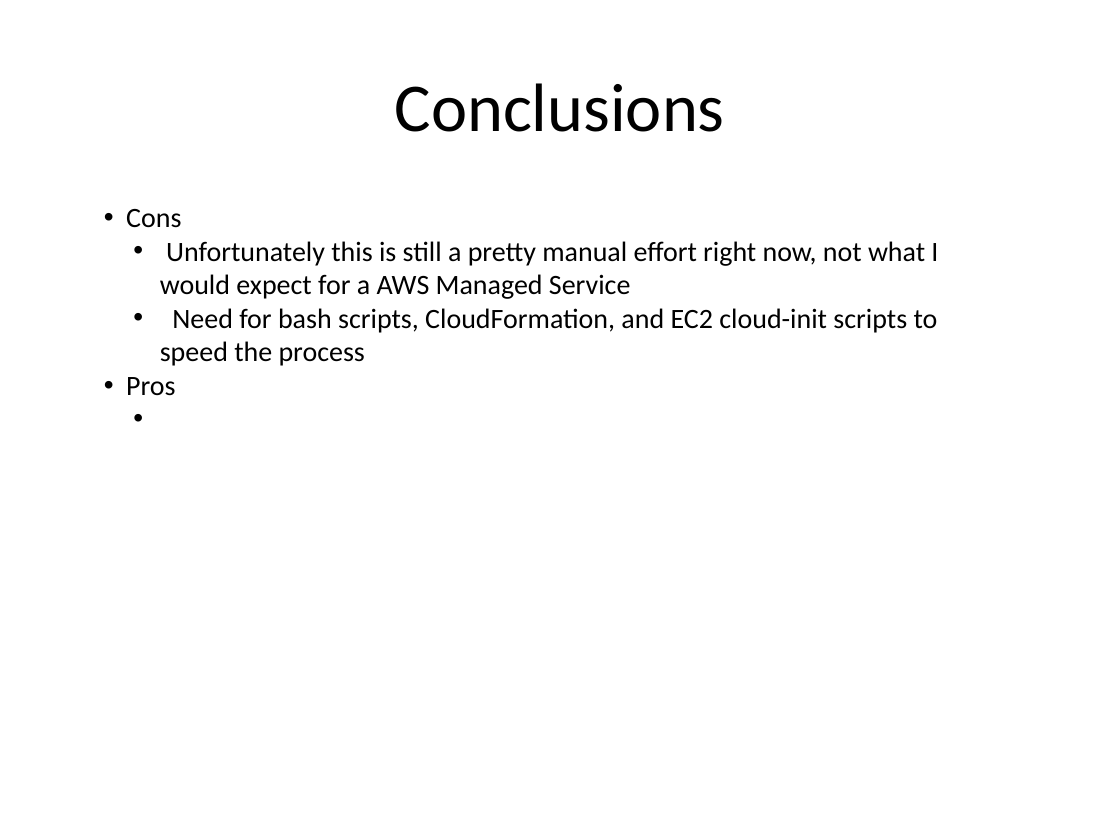
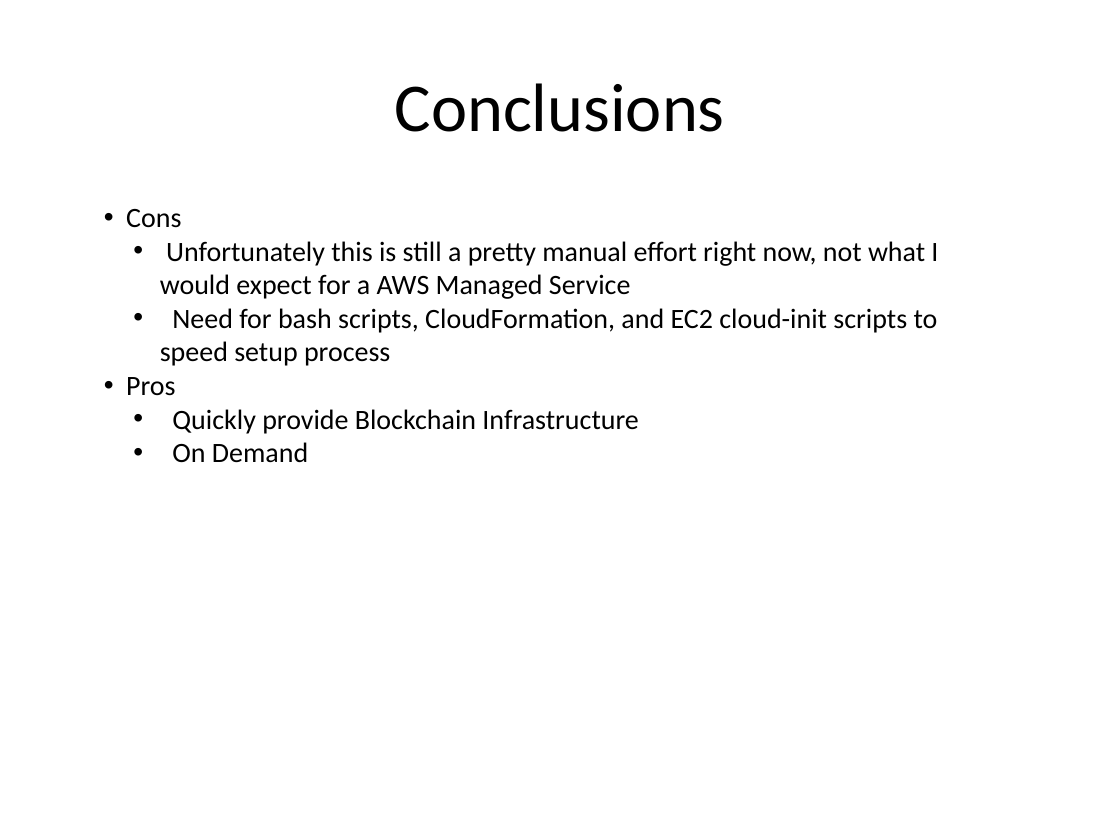
Before and after one commit to ProsperiaInc/aws-blockchain-fabric-quickstart, a slide deck: slide 9 of slides/AWS-Blockchain-Fabric-Quickstart.pptx (slide 8 before the commit). Drawn at 1120x840 pixels with LibreOffice and Linux fonts; fonts in the diff are those of the drawing; background and template pictures are left out. Boxes give left, top, right and bottom in pixels: in the first picture for what was removed or moved away, otherwise in the second. Text is boxed around its words. In the diff, an @@ line names an element or a change of style, - is before the commit and + after.

```diff
--- a/slides/AWS-Blockchain-Fabric-Quickstart.pptx
+++ b/slides/AWS-Blockchain-Fabric-Quickstart.pptx
@@ text at box(160, 308, 938, 366): text changed @@
-  • Need for bash scripts, CloudFormation, and EC2 cloud-init scripts to speed the process
+  • Need for bash scripts, CloudFormation, and EC2 cloud-init scripts to speed setup process
@@ text at box(172, 409, 638, 463): paragraphs added @@
+  • Quickly provide Blockchain Infrastructure
+  • On Demand
```
Also in this commit, not shown: 2 other slides changed, 2 slides added, 1 slide removed.
